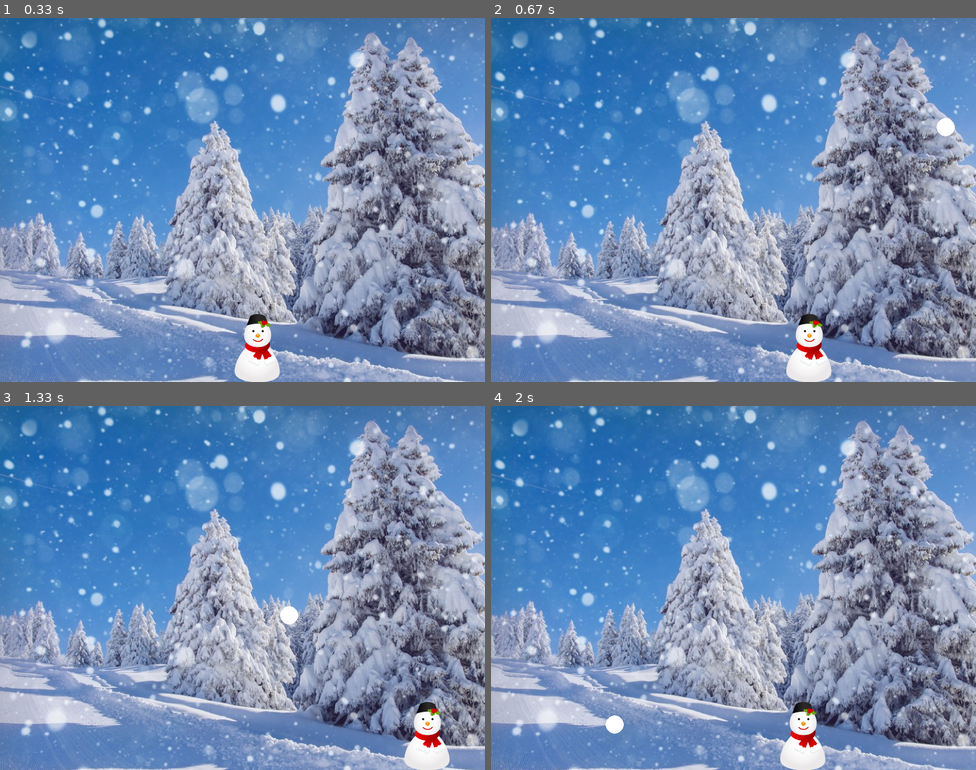
Above: before the commit, frames 1-4 (two rows, left to right).
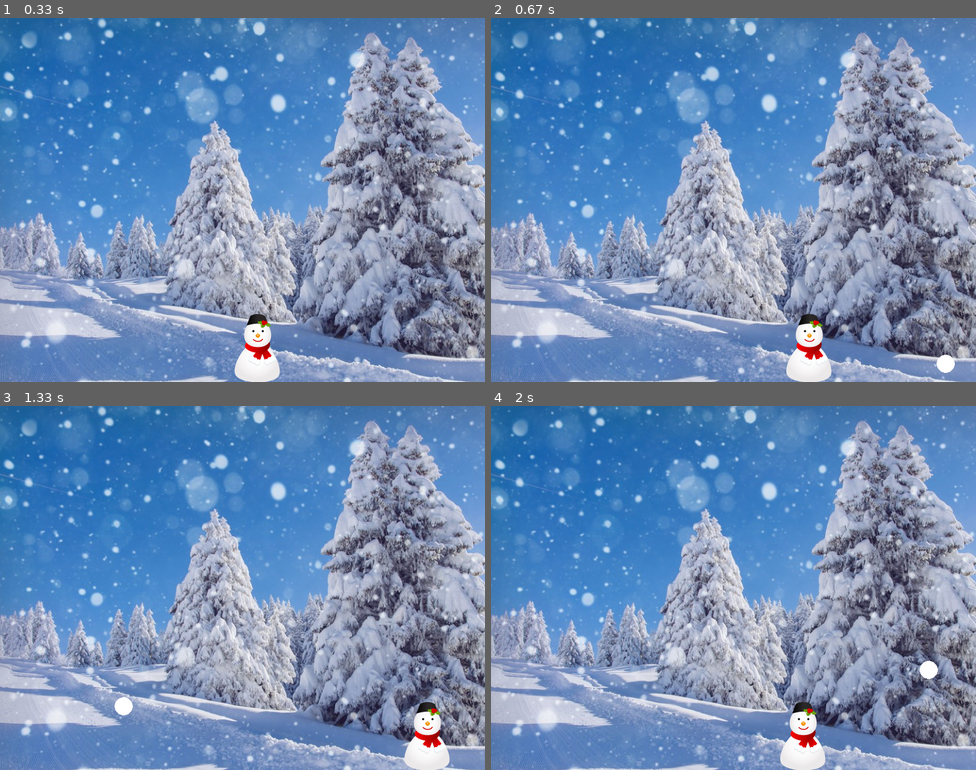
Above: after the commit, the same moments.

Repository: mlopatynska/Lv-280PythonCore
Game: pygame game, started from game/pp.py
Two runs of this game, one before a commit and one after it. Both use one fixed random seed, a clock stepped at 60 frames per second and the inputs below.
Inputs:
- Up to frame 1 (0.33 s): no input
- Up to frame 2 (0.67 s): hold Right from 0.33 s (still down)
- Up to frame 3 (1.33 s): release Right at 0.8 s; hold Right 0.83-1.3 s
- Up to frame 4 (2 s): hold Left 1.33-1.87 s; hold Left from 1.9 s (still down)

Frame 1 is identical in both runs. In frame 2, 0.3% of the frame differs, in the area x 91-96%, y 27-98%; in frame 3, 0.3%; in frame 4, 0.3%, in the area x 23-93%, y 70-90%.

Commit message:
some channges

Diff:
--- a/game/pp.py
+++ b/game/pp.py
@@ -9,9 +9,8 @@
 
 black = (0, 0, 0)
 white = (255, 255, 255)
-red = (255, 0, 0)
-green= (0,255,0)
-car_width = 73
+
+snowmn_width = 80
 
 background_image = pygame.image.load("winter.jpeg")
 gameDisplay = pygame.display.set_mode((display_width, display_height))
@@ -25,7 +24,7 @@
     pygame.draw.circle(gameDisplay, color, [thingx, thingy], thingw, thingh)
 
 
-def car(x, y):
+def man(x, y):
     gameDisplay.blit(snowmanImg, (x, y))
 
 
@@ -59,7 +58,7 @@
 
     thing_startx = random.randrange(0, display_width)
     thing_starty = -600
-    thing_speed = 20
+    thing_speed = 30
     thing_width = 15
     thing_height = 15
 
@@ -83,28 +82,26 @@
                     x_change = 0
 
         x += x_change
-        #gameDisplay.fill(green)
+
         gameDisplay.blit(background_image,[0,0])
-        # things(thingx, thingy, thingw, thingh, color)
+
         things(thing_startx, thing_starty, thing_width, thing_height, white)
         thing_starty += thing_speed
-        car(x, y)
+        man(x, y)
 
-        if x > display_width - car_width or x < 0:
+        if x > display_width - snowmn_width or x < 0:
             crash()
 
         if thing_starty > display_height:
             thing_starty = 0 - thing_height
             thing_startx = random.randrange(0, display_width)
 
-        ####
         if y < thing_starty + thing_height:
             print('y crossover')
 
-            if x > thing_startx and x < thing_startx + thing_width or x + car_width > thing_startx and x + car_width < thing_startx + thing_width:
+            if x > thing_startx and x < thing_startx + thing_width or x + snowmn_width > thing_startx and x + snowmn_width < thing_startx + thing_width:
                 print('x crossover')
                 crash()
-        ####
 
         pygame.display.update()
         clock.tick(60)
